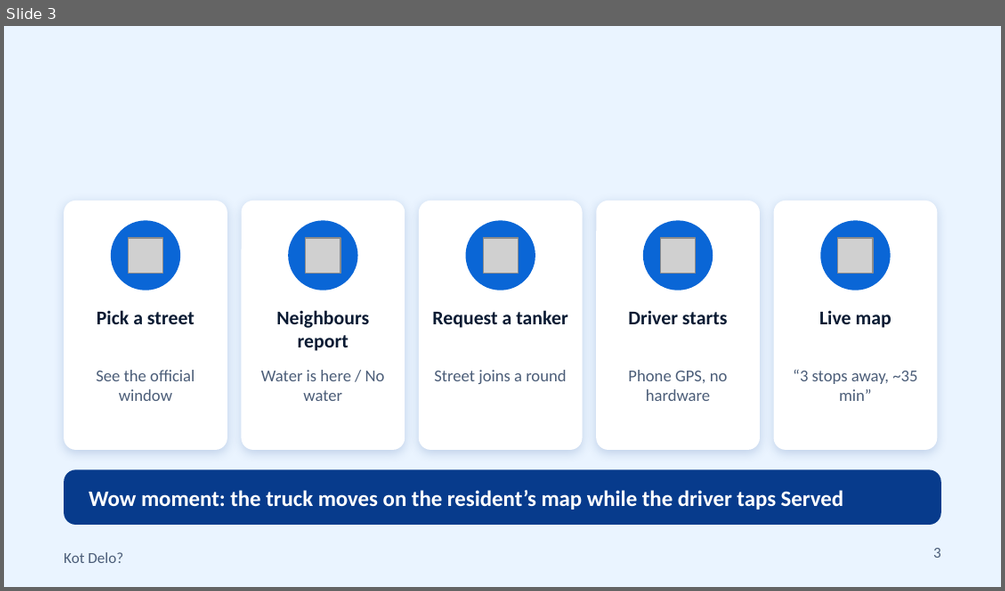
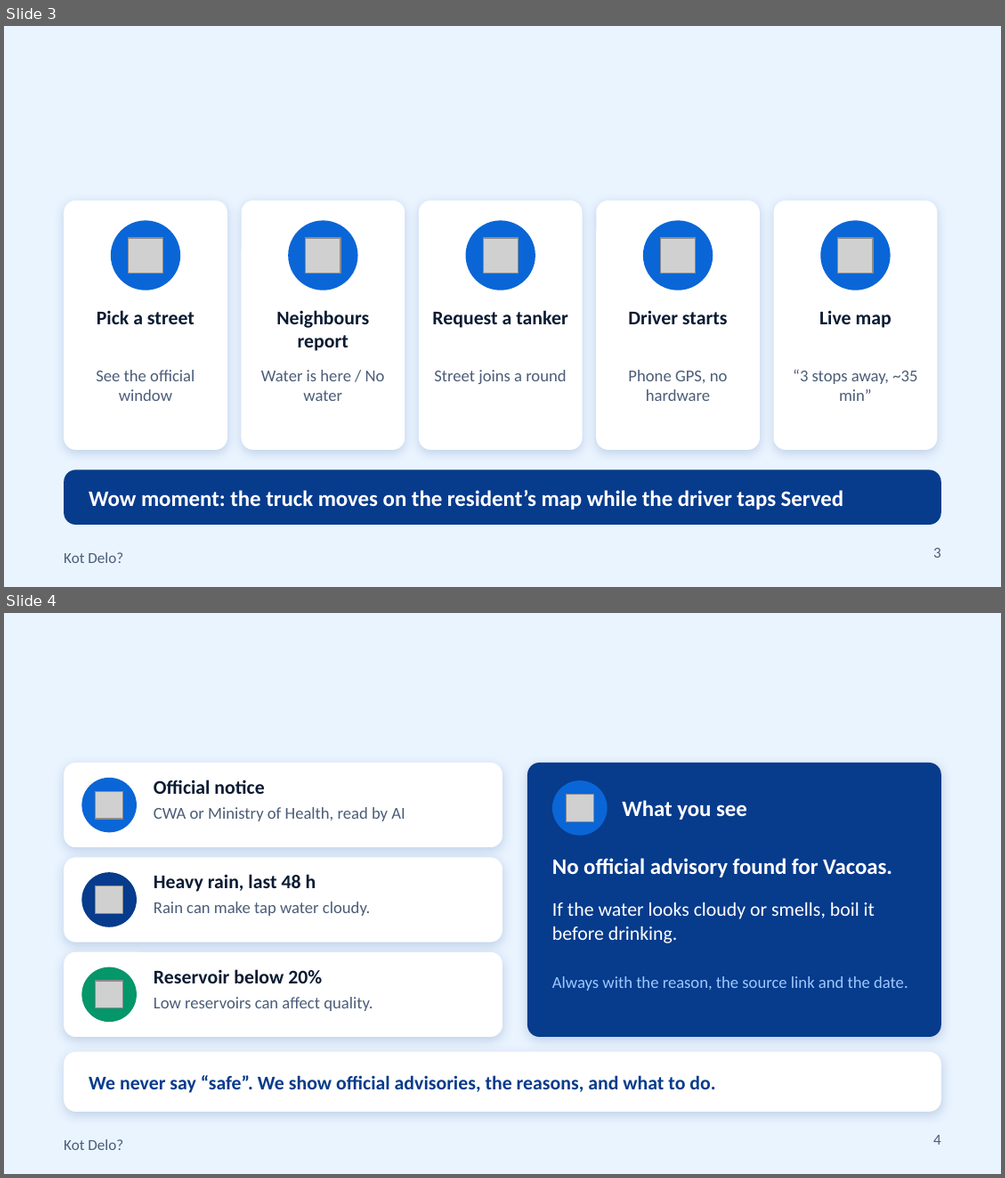
Before and after one commit to TusharDwarka/hackathon-mdx-2026, a slide deck: team/p4-ai/slides/kot-delo-pitch.pptx. Shown one above the other, each under a label of ours: slide 3 before the commit, slides 3 and 4 after it. The pictures are 1005x591 and 1005x1178 pixels, drawn with LibreOffice and Linux fonts; fonts in the diff are those of the drawing; grey boxes stand for pictures. Boxes give left, top, right and bottom in pixels: in the first picture for what was removed or moved away, otherwise in the second. Text is boxed around its words. In the diff, an @@ line names an element or a change of style, - is before the commit and + after.

Commit message:
ai: pitch deck emphasises drinkable-water section (new slide 4)

```diff
--- a/team/p4-ai/slides/kot-delo-pitch.pptx
+++ b/team/p4-ai/slides/kot-delo-pitch.pptx
@@ slide 4 added at bbox=[4, 613, 1001, 1174], background #EAF4FF; not listed: 1 template element that a slide beside it also shows @@
@@ rounded rectangle added at bbox=[64, 763, 502, 847], fill #FFFFFF @@
@@ rounded rectangle added at bbox=[527, 763, 941, 1037], fill #073B8C @@
@@ ellipse added at bbox=[81, 778, 137, 832], fill #0A66D6 @@
@@ picture added at bbox=[96, 791, 123, 819] @@
@@ text added at bbox=[154, 779, 264, 794], 14 pt, text #0B1B33, bold @@
+Official notice
@@ ellipse added at bbox=[552, 780, 607, 835], fill #0A66D6 @@
@@ picture added at bbox=[566, 795, 594, 822] @@
@@ text added at bbox=[154, 807, 404, 821], 12 pt, text #4B5D78 @@
+CWA or Ministry of Health, read by AI
@@ text added at bbox=[622, 800, 747, 819], 16 pt, text #FFFFFF, bold @@
+What you see
@@ rounded rectangle added at bbox=[64, 857, 502, 942], fill #FFFFFF @@
@@ ellipse added at bbox=[81, 872, 137, 927], fill #073B8C @@
@@ text added at bbox=[154, 874, 316, 892], 14 pt, text #0B1B33, bold @@
+Heavy rain, last 48 h
@@ text added at bbox=[552, 858, 892, 877], 16 pt, text #FFFFFF, bold @@
+No official advisory found for Vacoas.
@@ picture added at bbox=[96, 886, 123, 914] @@
@@ text added at bbox=[154, 901, 370, 916], 12 pt, text #4B5D78 @@
+Rain can make tap water cloudy.
@@ text added at bbox=[552, 902, 874, 943], 14 pt, text #FFFFFF @@
+If the water looks cloudy or smells, boil it before drinking.
@@ rounded rectangle added at bbox=[64, 952, 502, 1037], fill #FFFFFF @@
@@ ellipse added at bbox=[81, 967, 137, 1022], fill #059669 @@
@@ picture added at bbox=[96, 981, 123, 1009] @@
@@ text added at bbox=[154, 969, 322, 983], 14 pt, text #0B1B33, bold @@
+Reservoir below 20%
@@ text added at bbox=[552, 976, 908, 990], 12 pt, text #9CC8FF @@
+Always with the reason, the source link and the date.
@@ text added at bbox=[154, 997, 372, 1011], 12 pt, text #4B5D78 @@
+Low reservoirs can affect quality.
@@ rounded rectangle added at bbox=[64, 1052, 941, 1111], fill #FFFFFF @@
@@ text added at bbox=[89, 1075, 715, 1093], 14 pt, text #073B8C, bold @@
+We never say “safe”. We show official advisories, the reasons, and what to do.
@@ page number added at bbox=[933, 1135, 941, 1144], 11 pt, text #4B5D78 @@
+4
```
Also in this commit, not shown: 4 slides changed, 1 slide removed.
